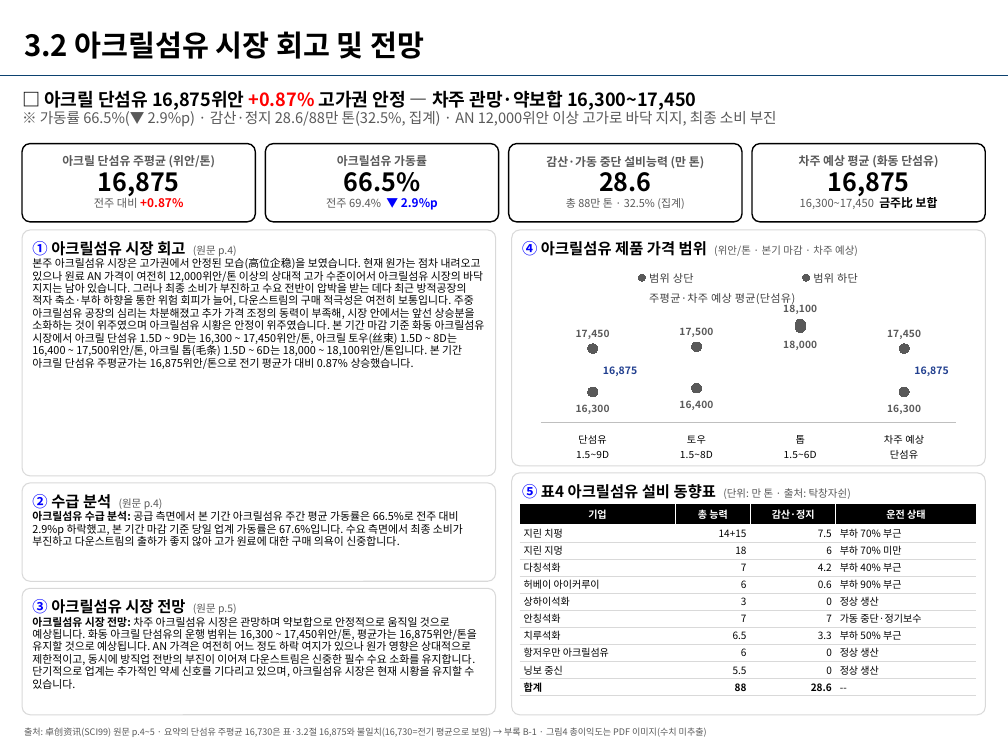
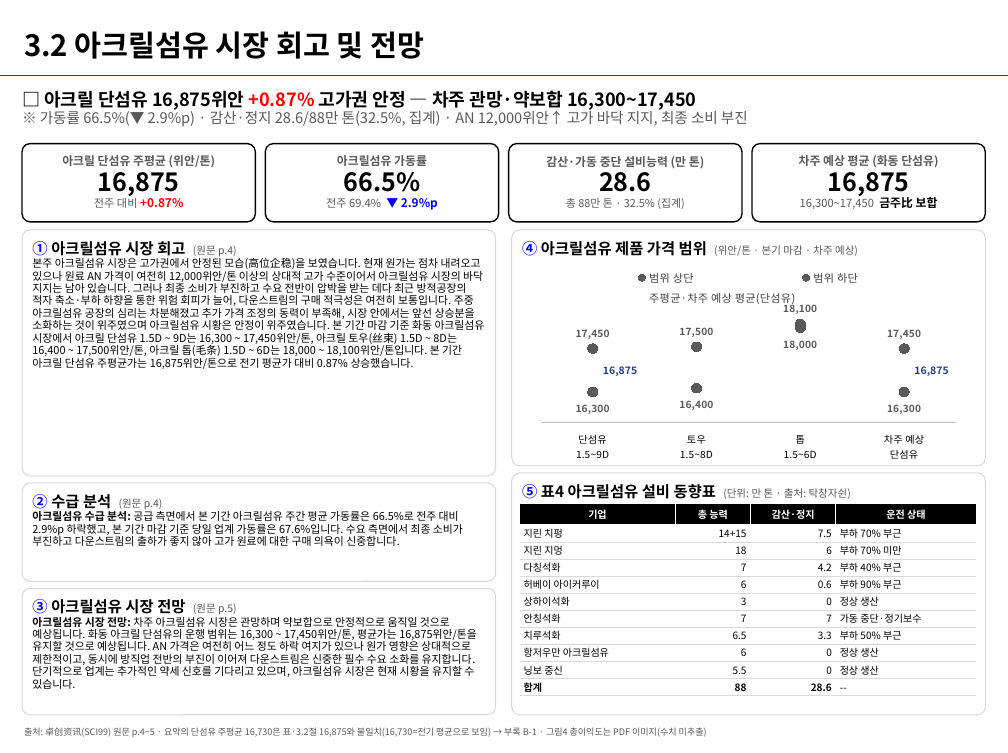
Before and after one commit to jskimlam/chem99-report, a slide deck: slide 7 of archive/2026-W47/chem99레포트_AN_20261120_전체_S01-S16.pptx. Drawn at 1008x753 pixels with LibreOffice and Linux fonts; fonts in the diff are those of the drawing; background and template pictures are left out. Boxes give left, top, right and bottom in pixels: in the first picture for what was removed or moved away, otherwise in the second. Text is boxed around its words. In the diff, an @@ line names an element or a change of style, - is before the commit and + after.

```diff
--- a/archive/2026-W47/chem99레포트_AN_20261120_전체_S01-S16.pptx
+++ b/archive/2026-W47/chem99레포트_AN_20261120_전체_S01-S16.pptx
@@ text at [40, 109, 748, 126]: text changed @@
-※ 가동률 66.5%(▼ 2.9%p) · 감산·정지 28.6/88만 톤(32.5%, 집계) · AN 12,000위안 이상 고가로 바닥 지지, 최종 소비 부진
+※ 가동률 66.5%(▼ 2.9%p) · 감산·정지 28.6/88만 톤(32.5%, 집계) · AN 12,000위안↑ 고가 바닥 지지, 최종 소비 부진
```
Also in this commit, not shown: 3 other slides changed, 9 other files.
